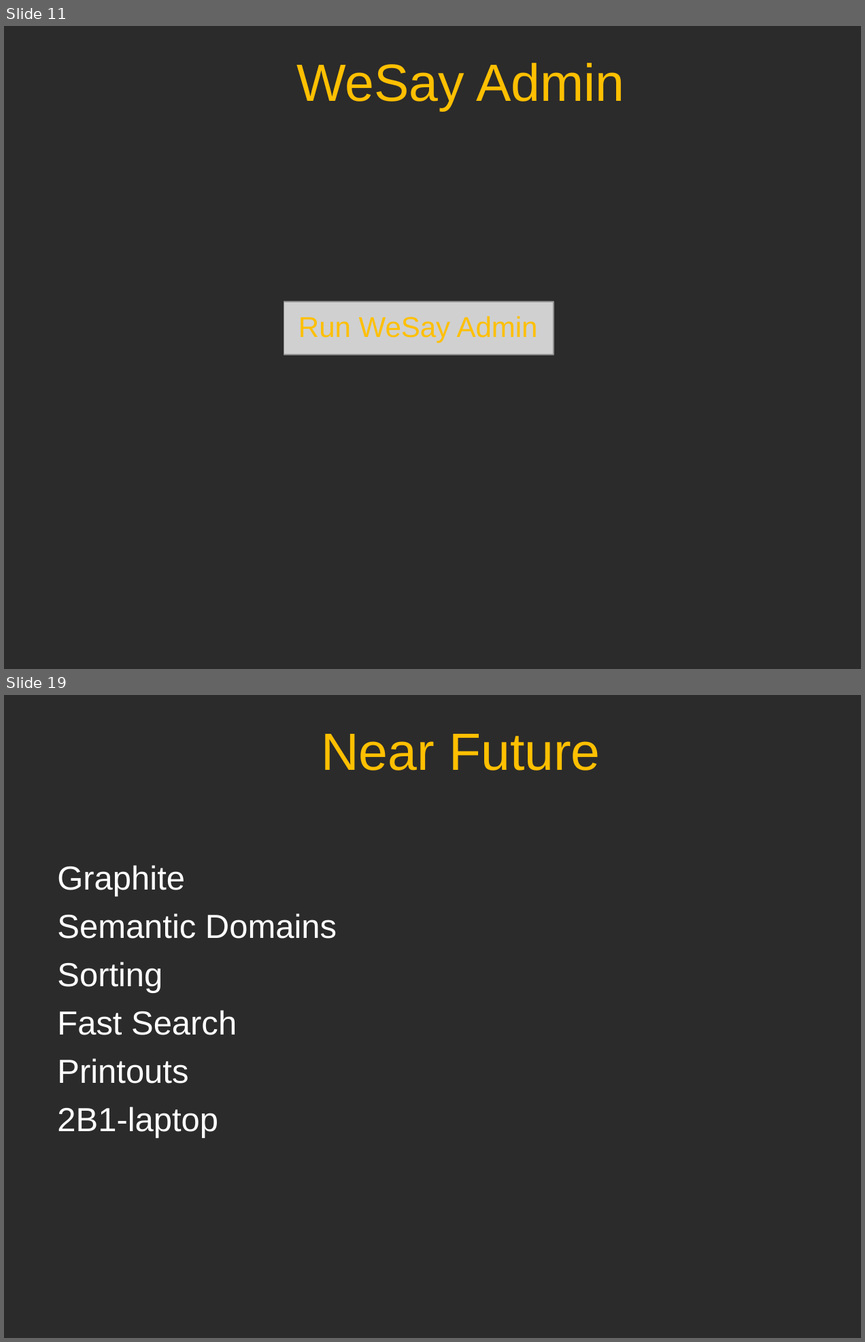
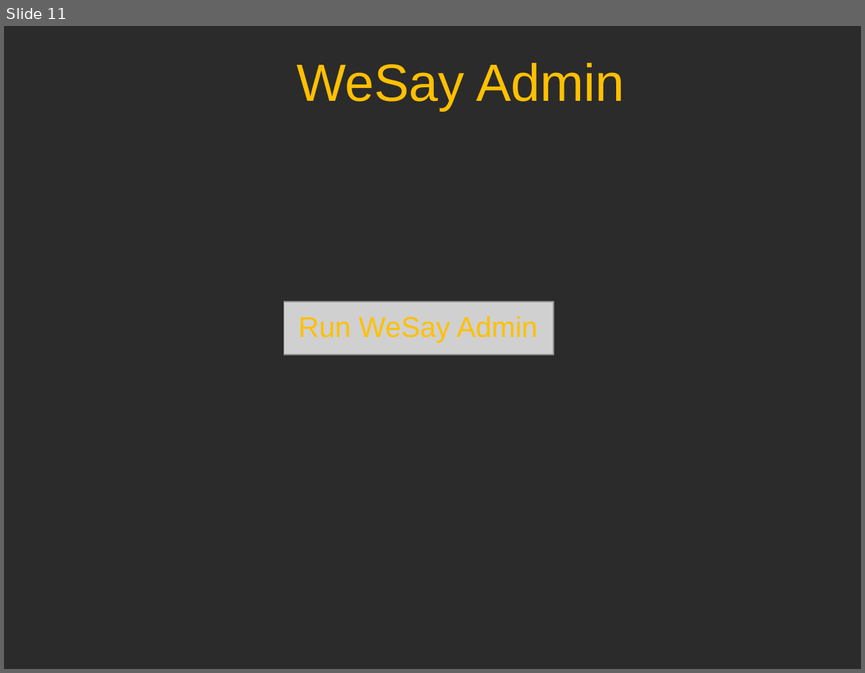
Before and after one commit to sillsdev/wesay, a slide deck: Presentations/CTC2006/V1.ppt. Shown one above the other, each under a label of ours: slides 11 and 19 before the commit, slide 11 after it; the slides between them are not shown. The pictures are 865x1342 and 865x673 pixels, drawn with LibreOffice and Linux fonts; fonts in the diff are those of the drawing; grey boxes stand for pictures; background and template pictures are left out; a plain dark background stands for a picture behind light text. Boxes give left, top, right and bottom in pixels: in the first picture for what was removed or moved away, otherwise in the second. Text is boxed around its words. In the diff, an @@ line names an element or a change of style, - is before the commit and + after.

```diff
--- a/Presentations/CTC2006/V1.ppt
+++ b/Presentations/CTC2006/V1.ppt
@@ slide 19 removed at (x1=4, y1=695, x2=861, y2=1338), background picture (left out) @@
@@ title removed at (x1=321, y1=734, x2=600, y2=770) @@
-Near Future
@@ text removed at (x1=57, y1=865, x2=337, y2=1138) @@
-  Graphite
-  Semantic Domains
-  Sorting
-  Fast Search
-  Printouts
-  2B1-laptop
```
Also in this commit, not shown: 4 slides changed, 7 slides added, 8 other slides removed, 3 other files.
